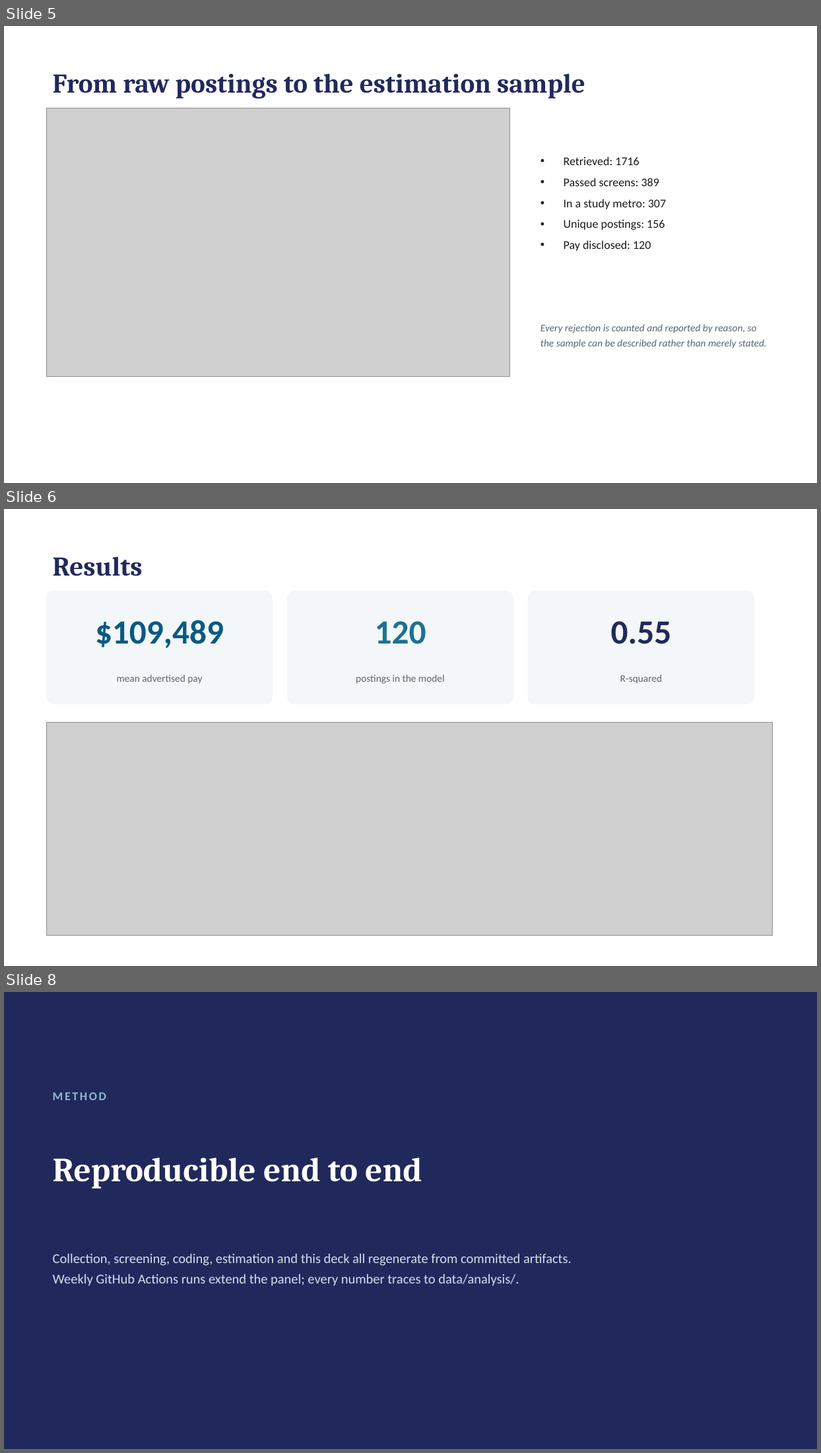
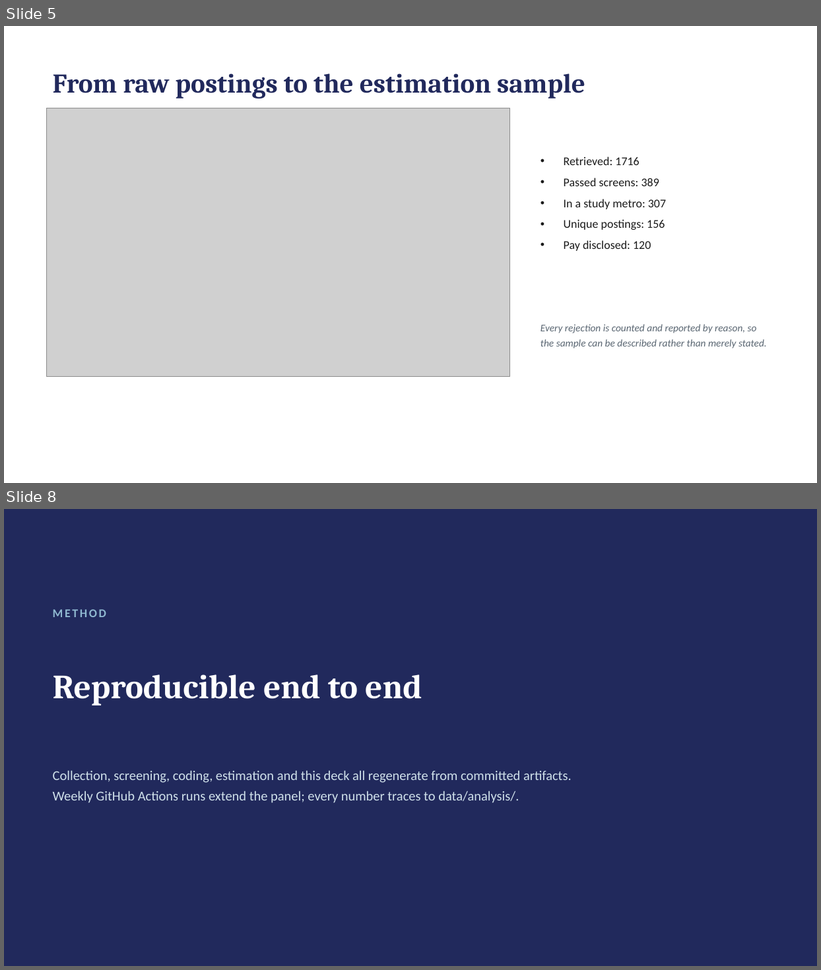
Before and after one commit to hendeal-cyber/Modern-Labor-Market-Data-Submission, a slide deck: paper/presentation.pptx. Shown one above the other, each under a label of ours: slides 5, 6 and 8 before the commit, slides 5 and 8 after it; the slides between them are not shown. The pictures are 821x1453 and 821x970 pixels, drawn with LibreOffice and Linux fonts; fonts in the diff are those of the drawing; grey boxes stand for pictures. Boxes give left, top, right and bottom in pixels: in the first picture for what was removed or moved away, otherwise in the second. Text is boxed around its words. In the diff, an @@ line names an element or a change of style, - is before the commit and + after.

```diff
--- a/paper/presentation.pptx
+++ b/paper/presentation.pptx
@@ slide 6 removed at [4, 509, 817, 966], background #FFFFFF @@
@@ text removed at [53, 557, 143, 576] @@
-Results
@@ rounded rectangle removed at [47, 591, 273, 704] @@
@@ rounded rectangle removed at [288, 591, 514, 704] @@
@@ rounded rectangle removed at [529, 591, 754, 704] @@
@@ text removed at [95, 620, 224, 648] @@
-$109,489
@@ text removed at [375, 621, 426, 644] @@
-120
@@ text removed at [611, 621, 672, 644] @@
-0.55
@@ text removed at [117, 675, 202, 684] @@
-mean advertised pay
@@ text removed at [356, 675, 445, 684] @@
-postings in the model
@@ text removed at [620, 675, 662, 684] @@
-R-squared
@@ picture removed at [47, 722, 773, 936] @@
```
Also in this commit, not shown: 2 slides changed, 1 slide added, 2 other files.
